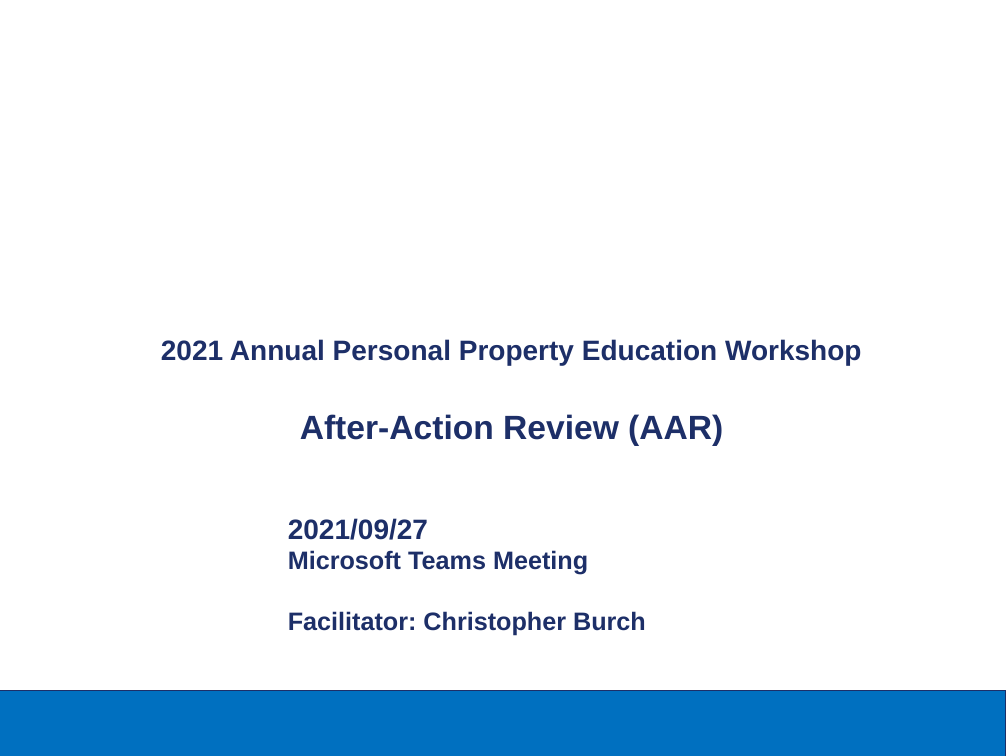
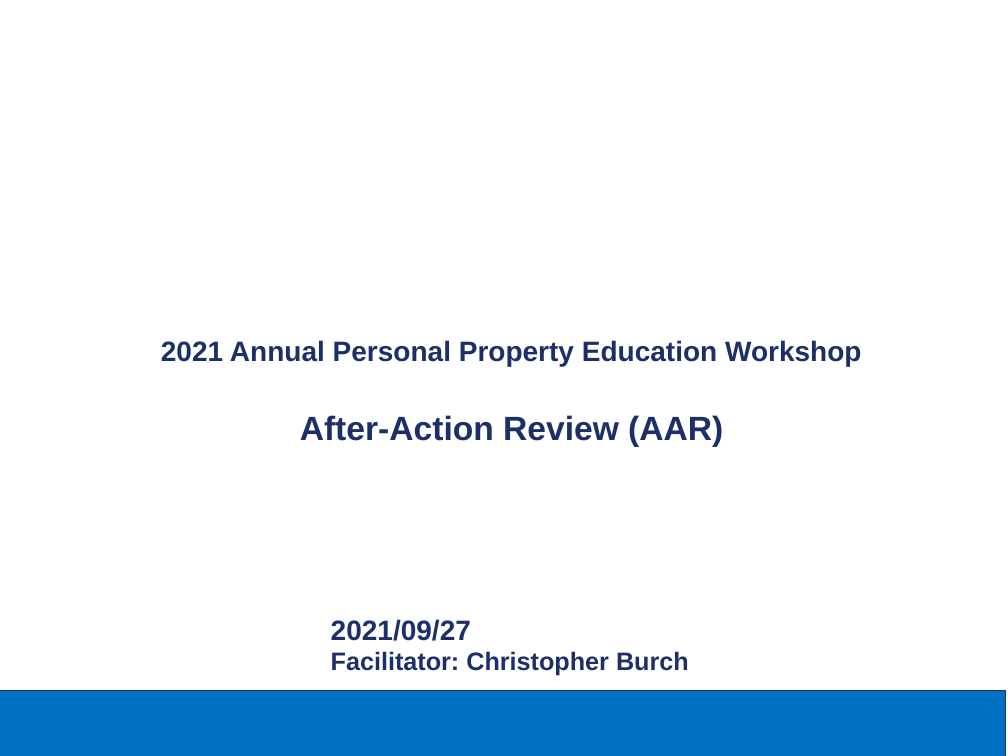
Before and after one commit to burch-cm/training, a slide deck: slide 1 of classes/AAR/2021 Annual Personal Property Education Workshop AAR.pptx. Drawn at 1008x756 pixels with LibreOffice and Linux fonts; fonts in the diff are those of the drawing; background and template pictures are left out. Boxes give left, top, right and bottom in pixels: in the first picture for what was removed or moved away, otherwise in the second. Text is boxed around its words. In the diff, an @@ line names an element or a change of style, - is before the commit and + after.

```diff
--- a/classes/AAR/2021 Annual Personal Property Education Workshop AAR.pptx
+++ b/classes/AAR/2021 Annual Personal Property Education Workshop AAR.pptx
@@ subtitle at [288, 550, 588, 575]: paragraph removed @@
-Microsoft Teams Meeting
@@ subtitle "2021/09/27": place and size @@
-subtitle "2021/09/27" at [288, 518, 646, 636]
+subtitle "2021/09/27" at [331, 619, 689, 676]
```
Also in this commit, not shown: 7 other slides changed, 7 slides added.
